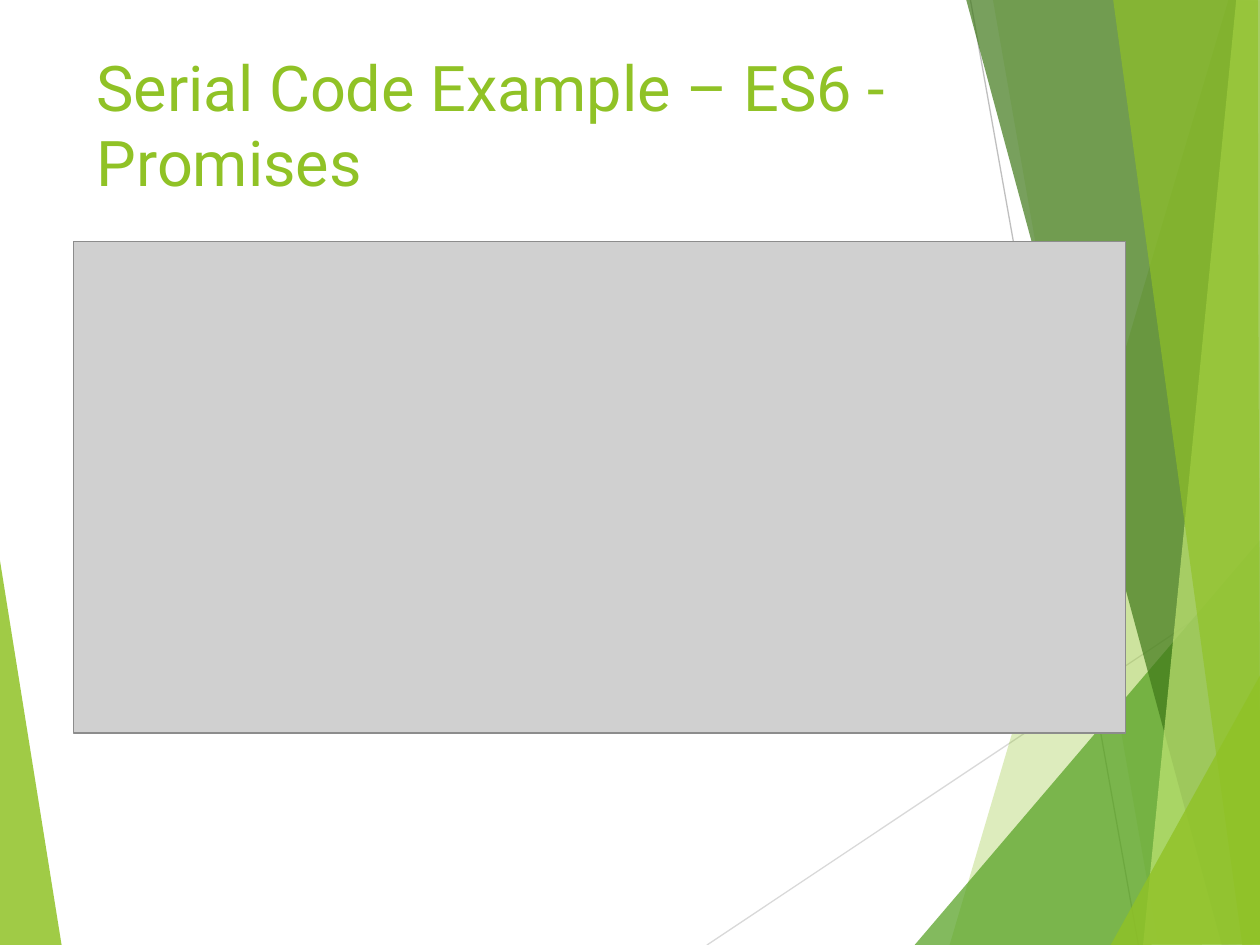
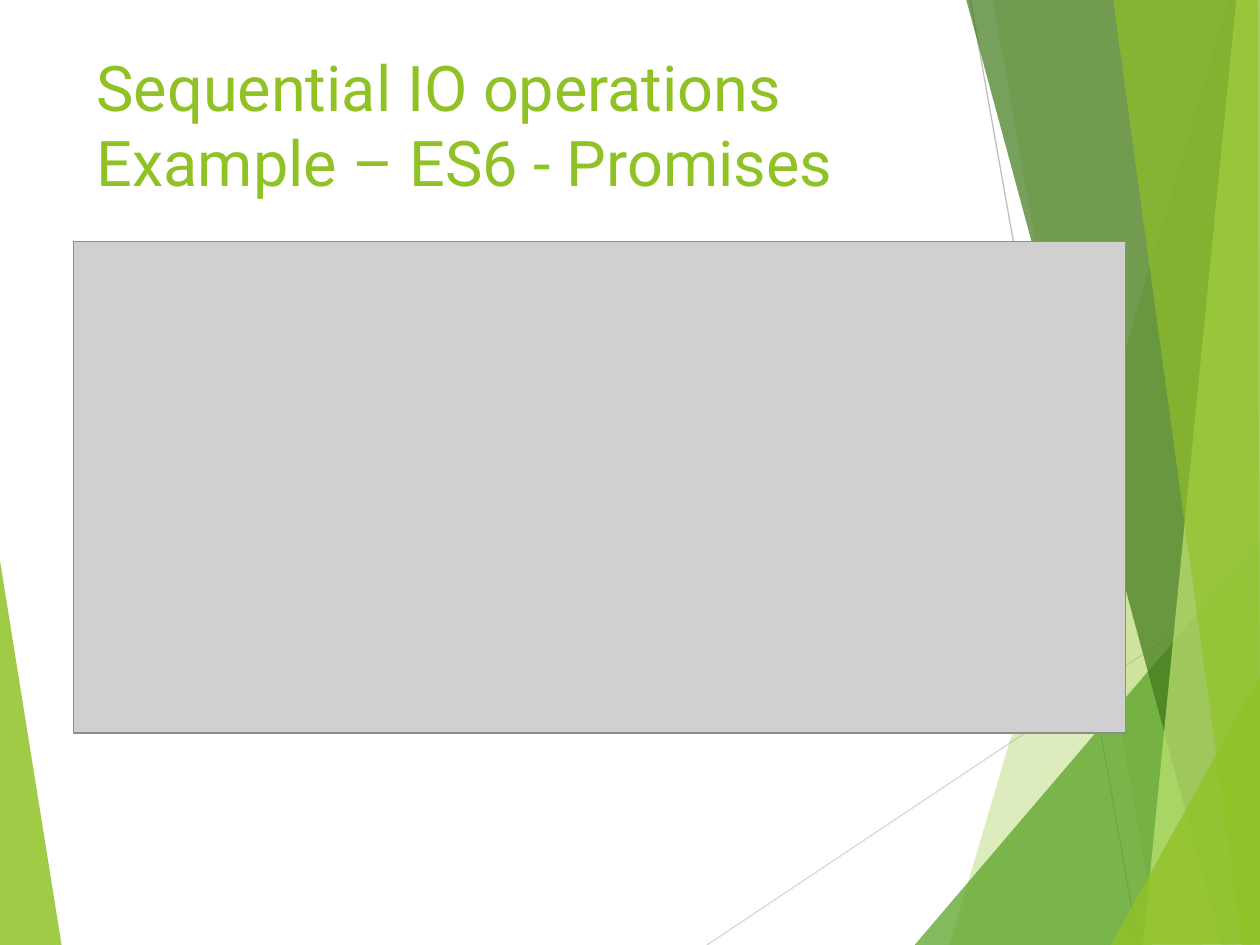
Before and after one commit to tamartwe/ijs_munich, a slide deck: slide 21 of node_js_performance/nodejs_performance/NodeJs_Performance.pptx. Drawn at 1260x945 pixels with LibreOffice and Linux fonts; fonts in the diff are those of the drawing; grey boxes stand for pictures. Boxes give left, top, right and bottom in pixels: in the first picture for what was removed or moved away, otherwise in the second. Text is boxed around its words. In the diff, an @@ line names an element or a change of style, - is before the commit and + after.

```diff
--- a/node_js_performance/nodejs_performance/NodeJs_Performance.pptx
+++ b/node_js_performance/nodejs_performance/NodeJs_Performance.pptx
@@ title at (97, 63, 832, 199): text changed @@
-Serial Code Example – ES6 - Promises
+Sequential IO operations Example – ES6 - Promises
```
Also in this commit, not shown: 17 other slides changed, 3 slides added, 13 other files.
